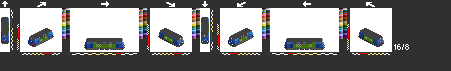
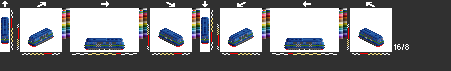
Layer changes from the first 451×71 image to the second:
hid "light" over [2, 35, 383, 45]
added layer "stab2" above "stab1" over [1, 23, 384, 50]
hid "stab1", painted on it over [1, 17, 383, 50]
